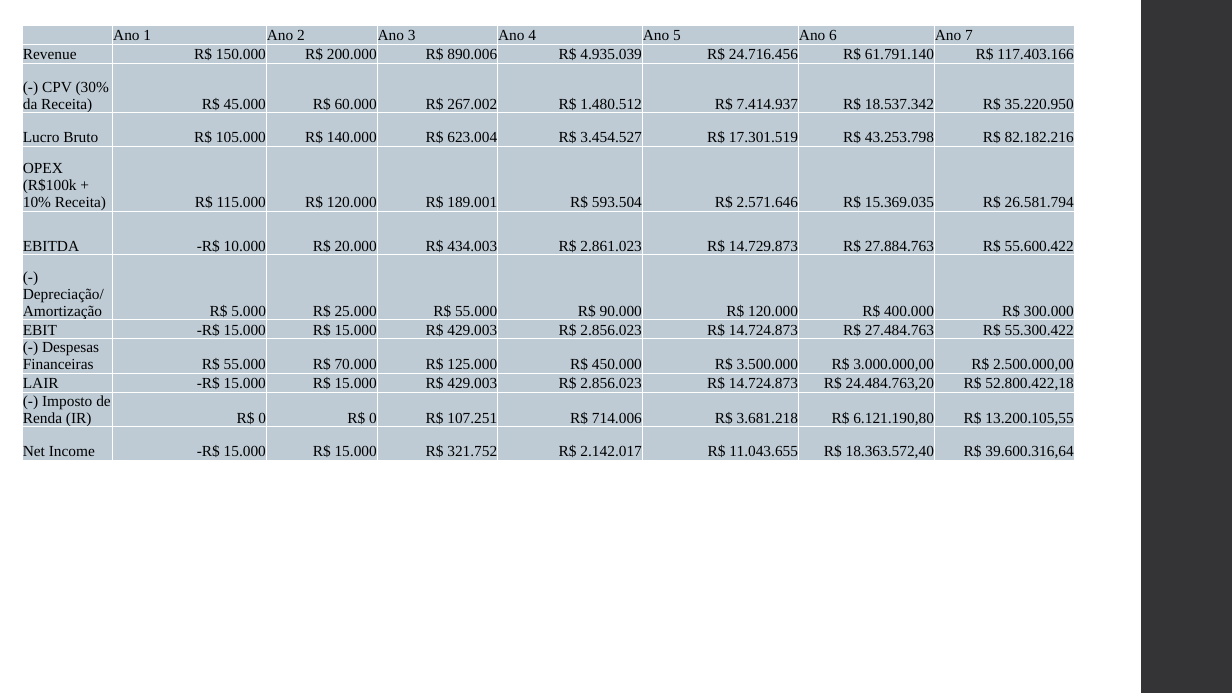
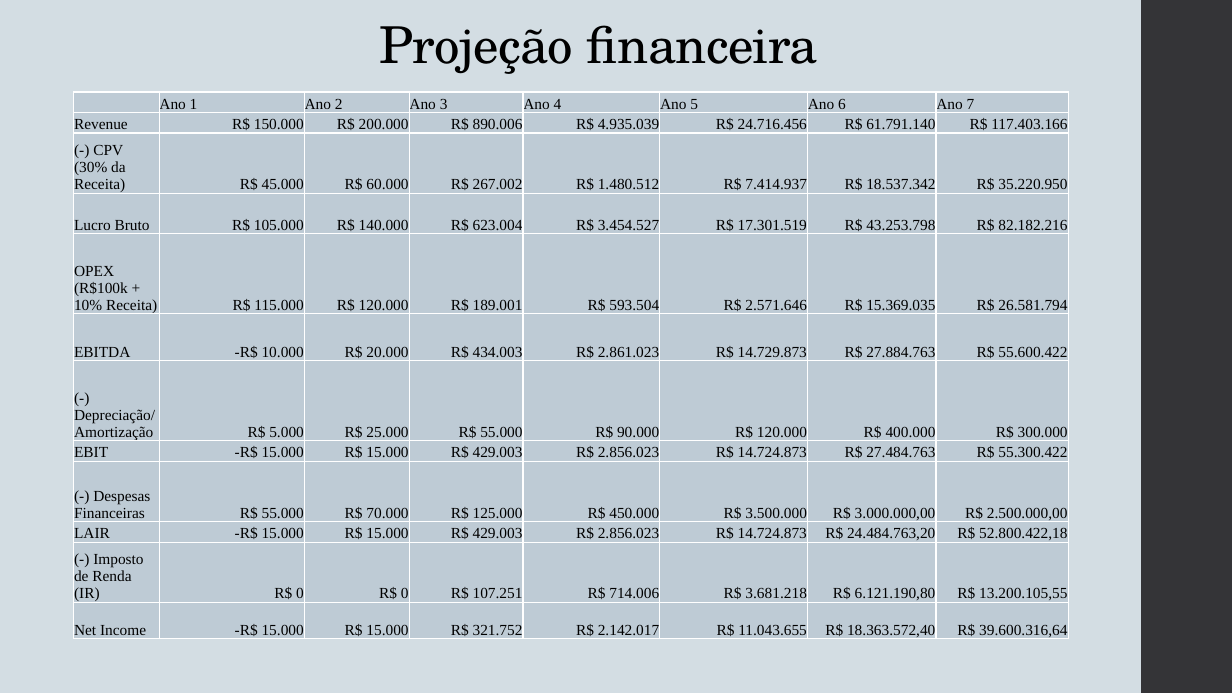
Before and after one commit to GustavoCavalheiro1/haru-startup, a slide deck: slide 4 of HARU.pptx (slide 6 before the commit). Drawn at 1232x693 pixels with LibreOffice and Linux fonts; fonts in the diff are those of the drawing. Boxes give left, top, right and bottom in pixels: in the first picture for what was removed or moved away, otherwise in the second. Text is boxed around its words. In the diff, an @@ line names an element or a change of style, - is before the commit and + after.

```diff
--- a/HARU.pptx
+++ b/HARU.pptx
@@ background #FFFFFF to #D3DDE3 @@
@@ title added at (379, 25, 818, 74), 39.6 pt, text #000000 @@
+Projeção financeira
@@ table: place and size @@
-table at (22, 25, 1074, 466)
+table at (74, 92, 1067, 642)
```
Also in this commit, not shown: 6 other slides changed, 3 slides added, 4 slides removed.
